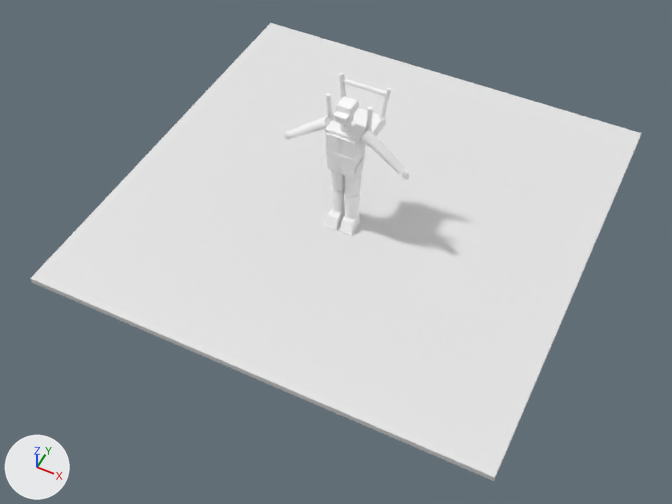
The Blender file ArtSource/Pedestrians/Blender/ChairCarrierPedestrian3D.blend as it was, and as the next commit left it.
Camera for both pictures: a 50 mm camera at (3.33, -6.9, 7.98) aimed at (0.15, -0.56, 0.05). The axes (+X, +Y, +Z) are drawn at lower left. The lights are the same throughout. The first picture is the older version.

The first picture shows 'PreviewGround' and 29 more.
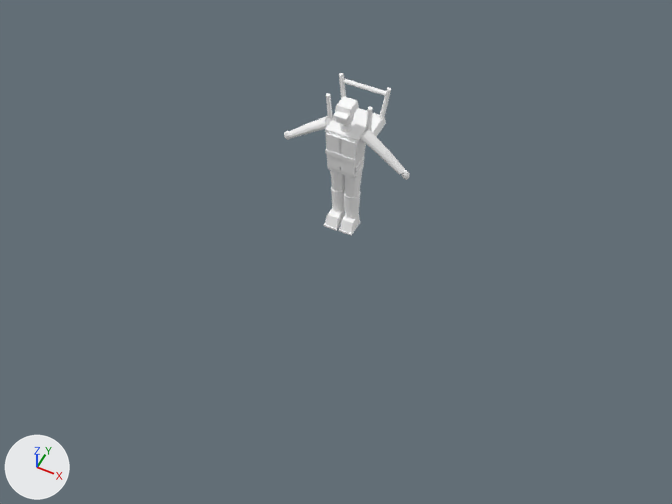
Where the change shows, as pixel boxes (x1, y1, x2, y2) in the pictures (672 x 504 px):
```json
{"object": "PreviewGround", "change": "deleted", "before": [30, 23, 642, 481]}
```

Scene script edits in JSON lines:
```json
{"op": "remove", "block": "ob_previewground", "code": ["ob_previewground = bpy.data.objects.new('PreviewGround', me_previewground_mesh)", "ob_previewground.location = (0.0, 0.0, 0.0)"]}
```
